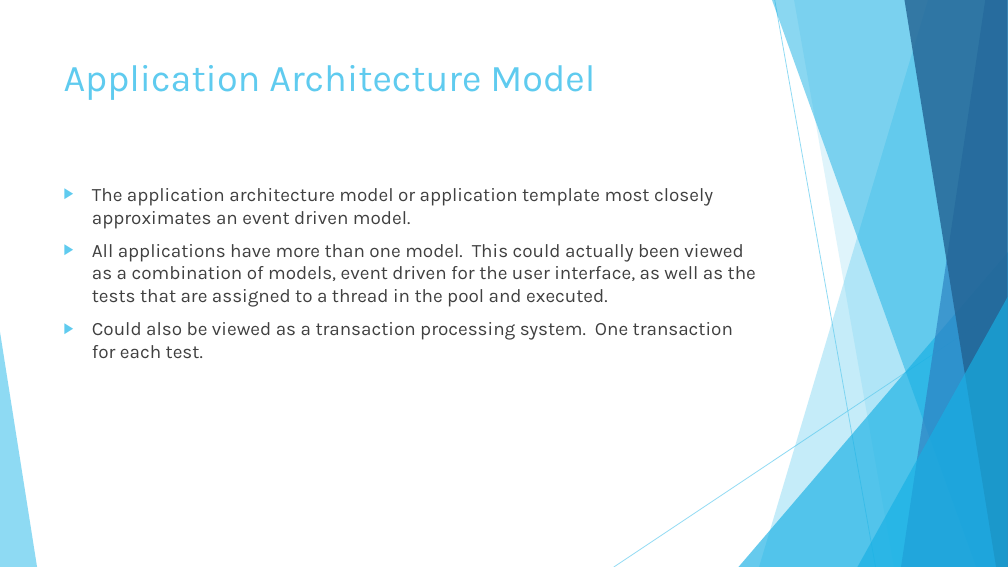
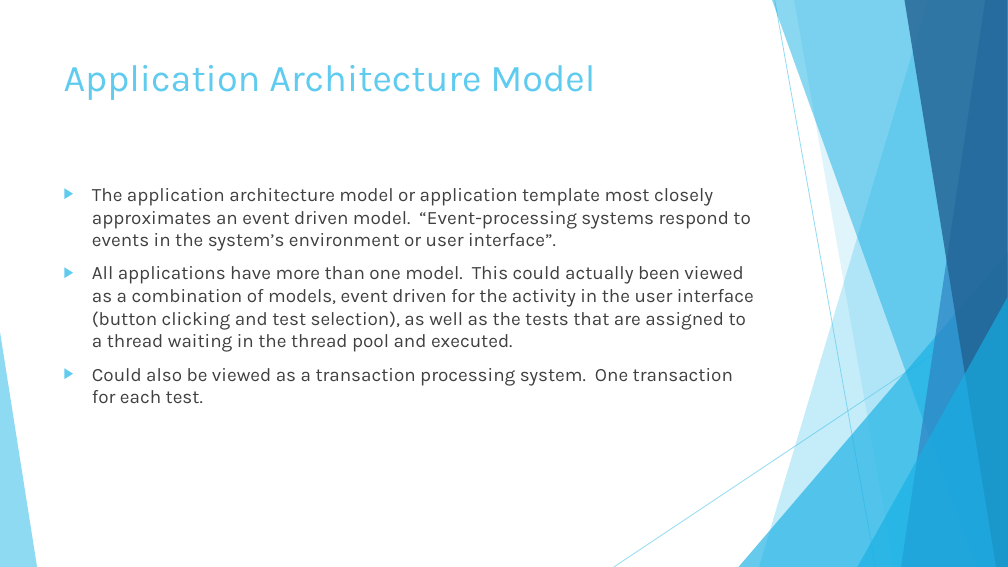
Before and after one commit to KodeFu/cse682, a slide deck: slide 32 of Test Framework Final Presentation.pptx (slide 31 before the commit). Drawn at 1008x567 pixels with LibreOffice and Linux fonts; fonts in the diff are those of the drawing. Boxes give left, top, right and bottom in pixels: in the first picture for what was removed or moved away, otherwise in the second. Text is boxed around its words. In the diff, an @@ line names an element or a change of style, - is before the commit and + after.

Commit message:
Update Presentation

```diff
--- a/Test Framework Final Presentation.pptx
+++ b/Test Framework Final Presentation.pptx
@@ text at [92,188,754,352]: text changed @@
-▶ The application architecture model or application template most closely approximates an event driven model.
-▶ All applications have more than one model. This could actually been viewed as a combination of models, event driven for the user interface, as well as the tests that are assigned to a thread in the pool and executed.
+▶ The application architecture model or application template most closely approximates an event driven model. “Event-processing systems respond to events in the system’s environment or user interface”.
+▶ All applications have more than one model. This could actually been viewed as a combination of models, event driven for the activity in the user interface (button clicking and test selection), as well as the tests that are assigned to a thread waiting in the thread pool and executed.
```
Also in this commit, not shown: 1 other slide changed, 1 slide added.
